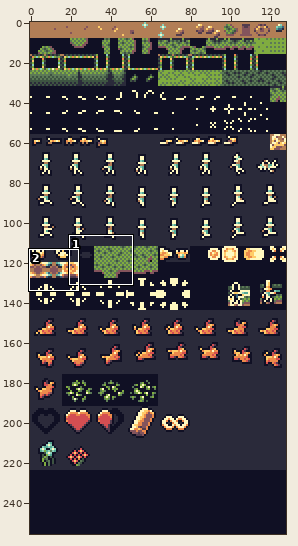
Two versions of one sprite sheet, assets/spritesheet.png. The first picture is a wide view before the edit; the outline marks the close-up.
Close-up. Old version:
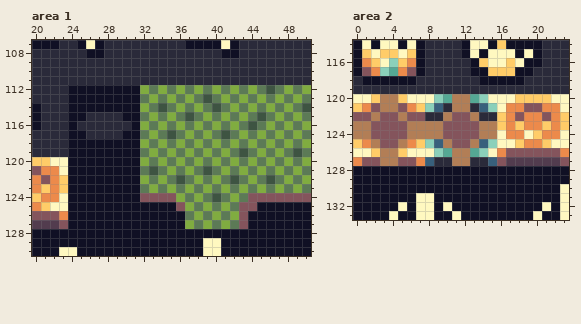
The file is 128x256 pixels. Shown: area 1: x 20..50, y 107..130; area 2: x 0..23, y 114..133. The commit also changed other parts of the picture, which this record leaves out.
The result:
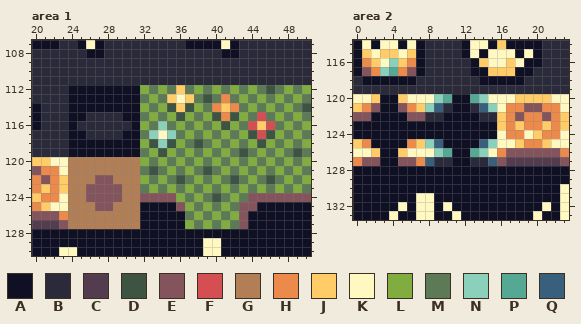
Palette (. is transparent): A #101024  B #2a2a3a  C #523c4e  D #3e5442  E #84545c  F #d44e52  G #b27e56  H #ec8a4b  J #ffcc68  K #fff8c0  L #80ac40  M #5c7a56  N #8bd0ba  P #55a894  Q #38607c
From old to new:
Area 1:
y 112: x 36 L -> J
y 113: x 35..37 LML -> JKJ; x 41 L -> H
y 114: x 34..37 DMLM -> LDJD; x 40..42 DML -> HJH
y 115: x 36..37 MD -> DL; x 40..42 MLM -> DHD; x 45 D -> F
y 116: x 34 L -> N; x 41 M -> D; x 44..46 DML -> FJF
y 117: x 33..35 LMD -> NKN; x 41 D -> L; x 44..46 MLM -> DFD
y 118: x 33..35 MLM -> DND; x 38 L -> D; x 45 M -> D
y 119: x 34 M -> D
y 120..121: x 24..31 AAAAAAAA -> GGGGGGGG
y 122: x 24..31 AAAAAAAA -> GGGEEGGG
y 123..124: x 24..31 AAAAAAAA -> GGEEEEGG
y 125: x 24..31 AAAAAAAA -> GGGEEGGG
y 126..127: x 24..31 AAAAAAAA -> GGGGGGGG
Area 2:
y 120..121: x 3..4 GG -> AA; x 11..12 GG -> AA
y 122: x 2..5 GEEG -> AAAA; x 10..13 GEEG -> AAAA
y 123..124: x 0..15 GGEEEEGGGGEEEEGG -> AAAAAAAAAAAAAAAA
y 125: x 2..5 GEEG -> AAAA; x 10..13 GEEG -> AAAA
y 126..127: x 3..4 GG -> AA; x 11..12 GG -> AA
Pixel boxes of the changes (left, top, right, bottom) in both close-ups:
changed: (68, 85, 275, 229)
changed: (353, 94, 497, 166)
